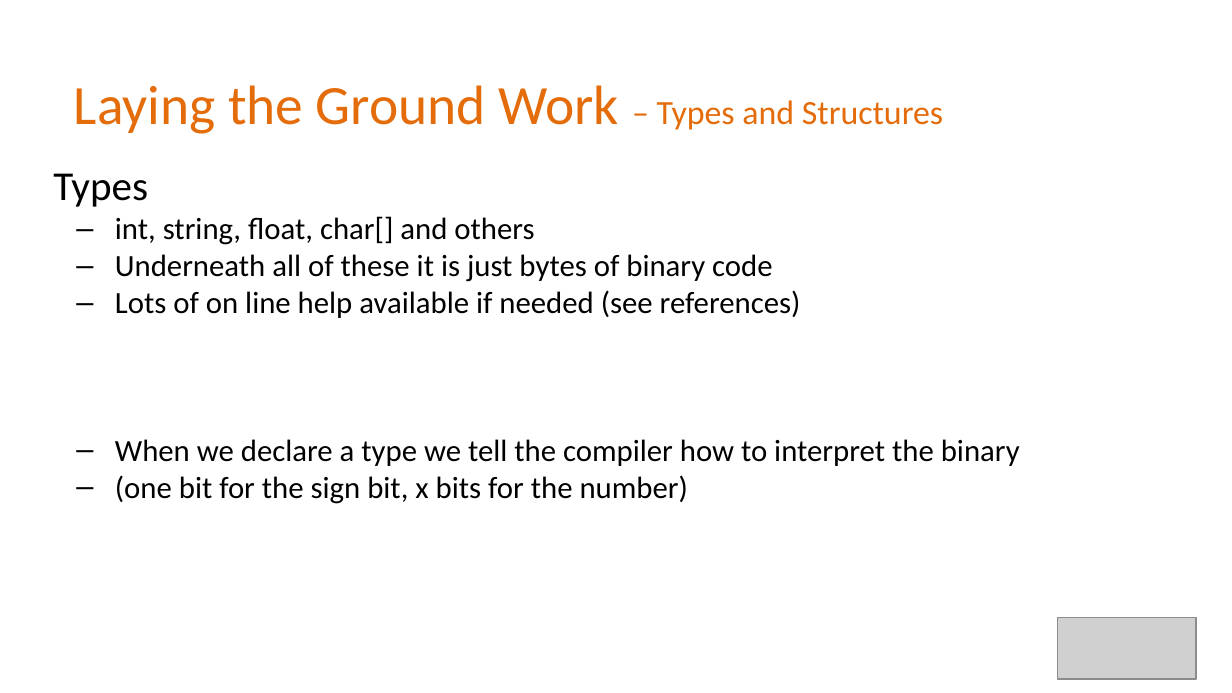
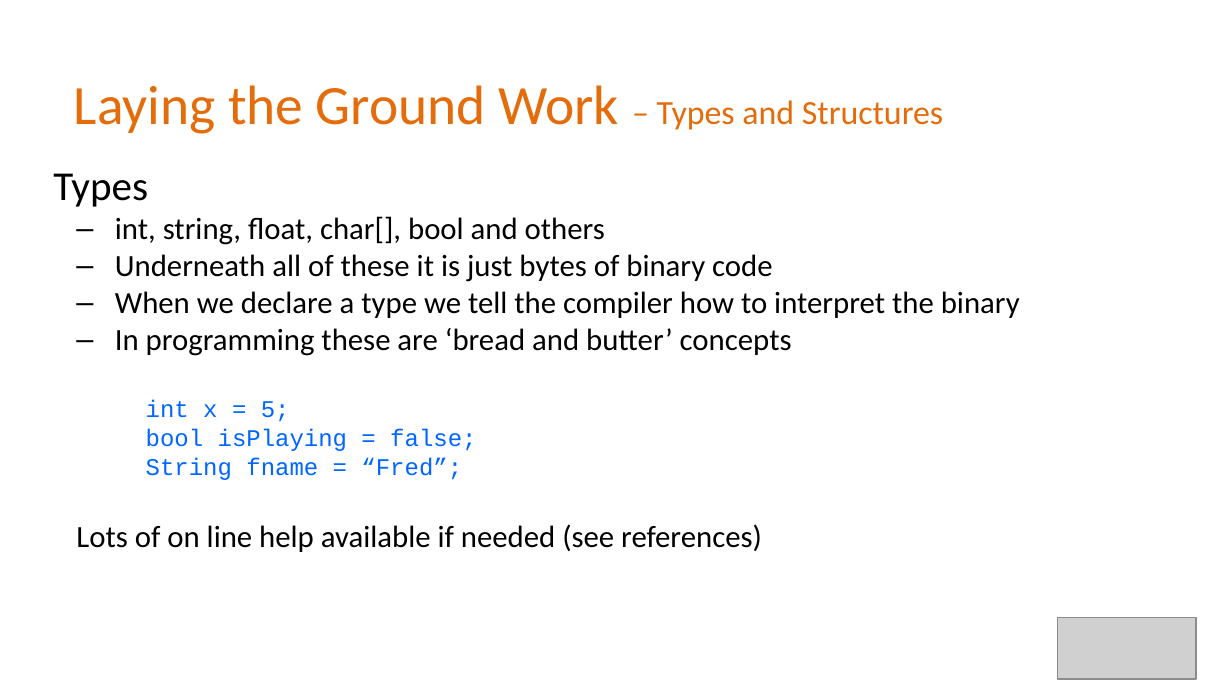
Before and after one commit to Alan-Lomax/MERG-SIG-Presentations, a slide deck: slide 3 of Part 4 - Introduction to Class Programming.pptx. Drawn at 1232x693 pixels with LibreOffice and Linux fonts; fonts in the diff are those of the drawing; grey boxes stand for pictures; background and template pictures are left out. Boxes give left, top, right and bottom in pixels: in the first picture for what was removed or moved away, otherwise in the second. Text is boxed around its words. In the diff, an @@ line names an element or a change of style, - is before the commit and + after.

```diff
--- a/Part 4 - Introduction to Class Programming.pptx
+++ b/Part 4 - Introduction to Class Programming.pptx
@@ text at (x1=115, y1=216, x2=605, y2=245): text changed @@
-  – int, string, float, char[] and others
+  – int, string, float, char[], bool and others
@@ text at (x1=115, y1=291, x2=1020, y2=480): paragraphs added @@
+  – When we declare a type we tell the compiler how to interpret the binary
+  – In programming these are ‘bread and butter’ concepts
+  int x = 5;
+  bool isPlaying = false;
+  String fname = “Fred”;
@@ text at (x1=115, y1=439, x2=1020, y2=504): paragraphs removed @@
-  – When we declare a type we tell the compiler how to interpret the binary
-  – (one bit for the sign bit, x bits for the number)
@@ text at (x1=76, y1=524, x2=762, y2=552): bullet – to none @@
```
Also in this commit, not shown: 10 other slides changed, 5 slides added.
